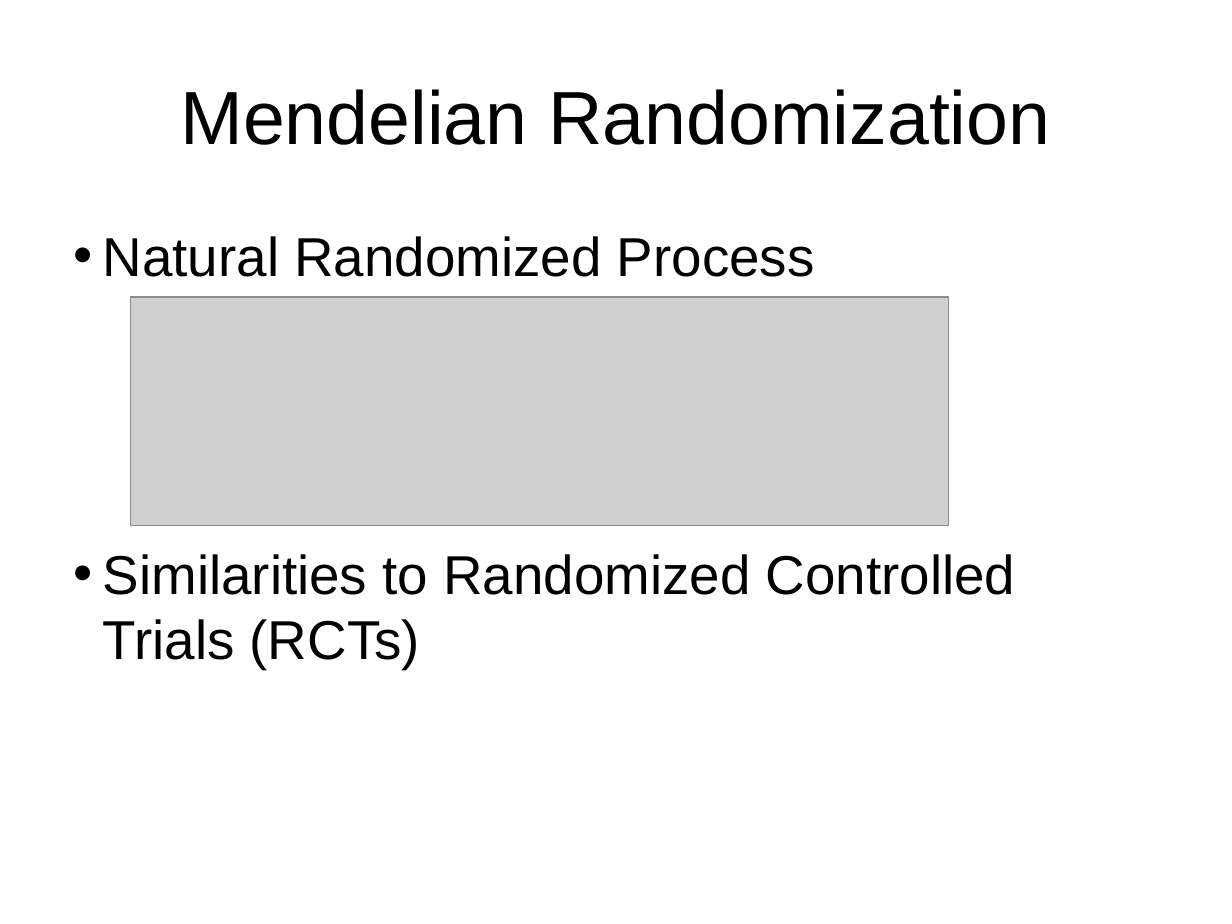
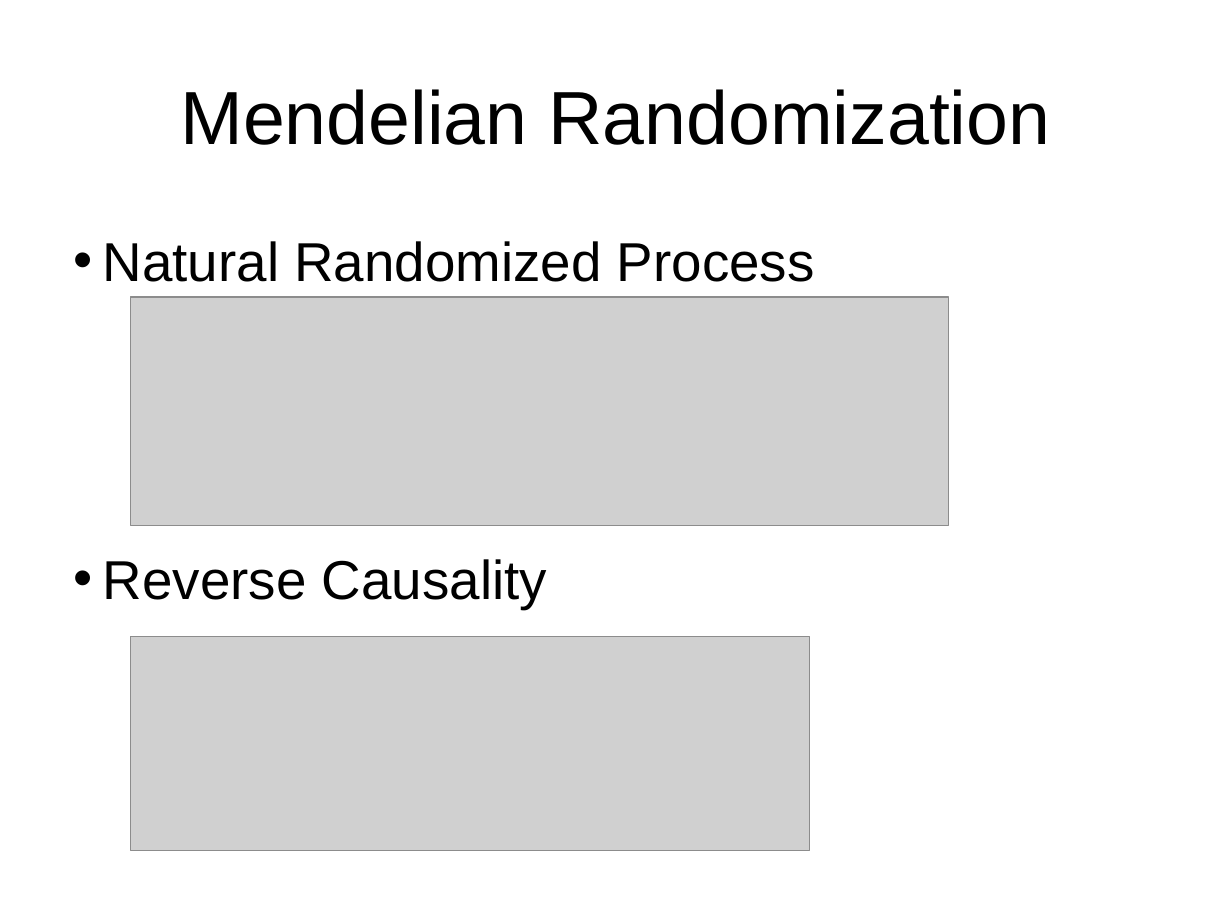
Before and after one commit to matthijsknigge/mendelianrandomization, a slide deck: slide 5 of internship/presentation.ppt. Drawn at 1232x924 pixels with LibreOffice and Linux fonts; fonts in the diff are those of the drawing; grey boxes stand for pictures. Boxes give left, top, right and bottom in pixels: in the first picture for what was removed or moved away, otherwise in the second. Text is boxed around its words. In the diff, an @@ line names an element or a change of style, - is before the commit and + after.

Commit message:
new version of presentation plus text

```diff
--- a/internship/presentation.ppt
+++ b/internship/presentation.ppt
@@ text at <box>103,559,547,609</box>: text changed @@
-• Similarities to Randomized Controlled Trials (RCTs)
+• Reverse Causality
@@ picture added at <box>131,637,809,851</box> @@
```
Also in this commit, not shown: 1 other slide changed, 2 slides added, 1 other file.
